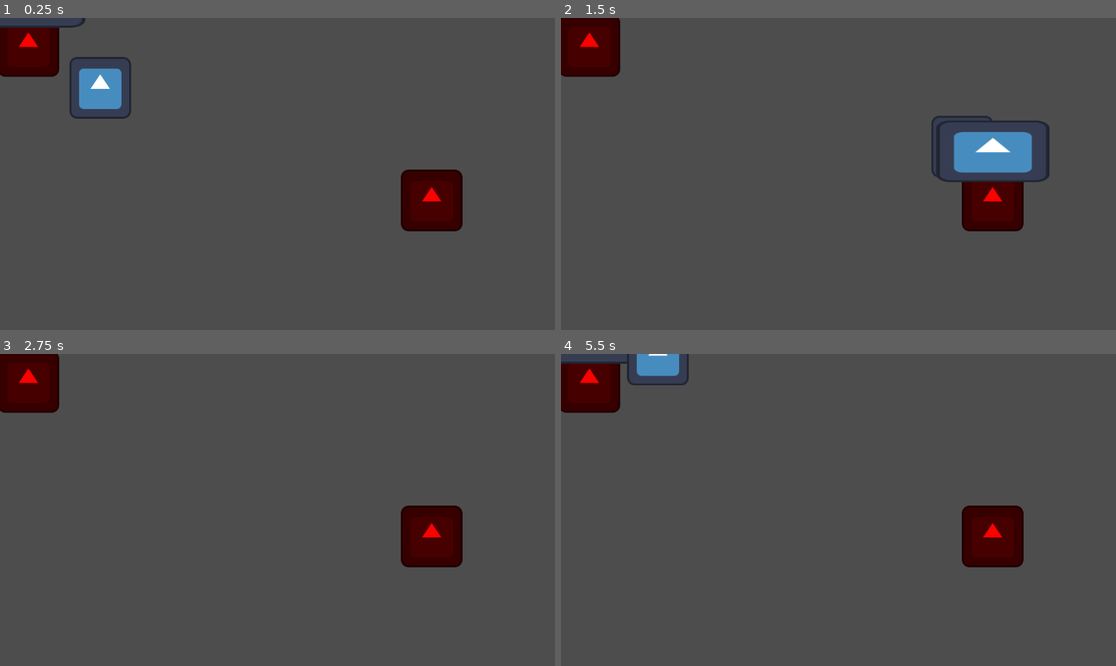
Above: before the commit, frames 1-4 (two rows, left to right).
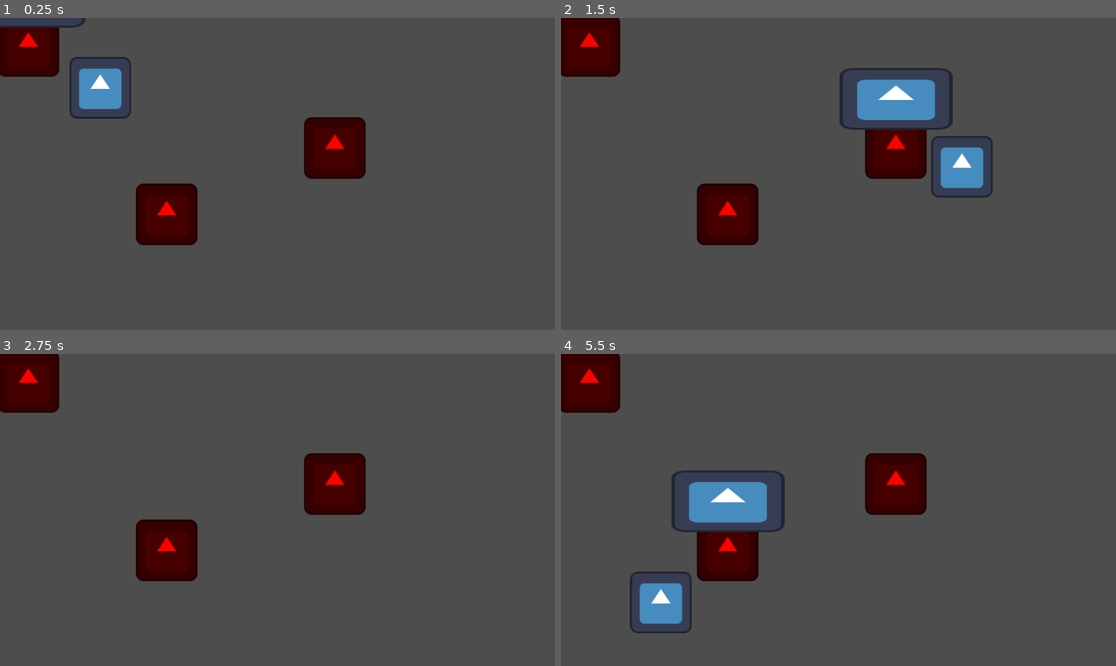
Above: after the commit, the same moments.

Repository: Eefschmeef2310/Summertime-Jam-2024
Game: Godot game, scene res://Levels/Tests/InteractionTest.tscn
Two runs of this game, one before a commit and one after it. Both use one fixed random seed, a clock stepped at 60 frames per second and the inputs below. The project has no main scene, so this scene is started directly. The engine's default icon, where the game draws it, is replaced by a stand-in: a white triangle on a blue panel in a dark square.
Inputs:
- Up to frame 1 (0.25 s): no input
- Up to frame 2 (1.5 s): tap Enter at 0.5 s; hold D (Right) 0.53-1.28 s; tap Space (Interact) at 0.6, 1.35 s; hold S (Down) from 1.28 s (still down)
- Up to frame 3 (2.75 s): release S (Down) at 2.03 s; hold D (Right) from 2.03 s (still down); tap Space (Interact) at 2.1 s
- Up to frame 4 (5.5 s): release D (Right) at 2.78 s; hold W (Up) 2.78-3.53 s; tap Space (Interact) at 2.85, 3.5, 3.6, 4.35, 5.1 s; hold A (Left) 3.53-5.03 s; hold S (Down) from 5.03 s (still down)

The runs differ from the first frame. In frame 1, 6.5% of the frame differs, in the area x 24-84%, y 31-73%; in frame 2, 11%; in frame 3, 6.5%; in frame 4, 11%, in the area x 0-84%, y 0-90%.
Error after the commit: Invalid access to property or key 'order_prefs' on a base object of type 'Node (CustomerPool.gd)'. (res://Interactives/Customers/CustomerInit.gd:19)

Commit message:
Initial customers and target generation

Diff:
--- /dev/null
+++ b/Interactives/Customers/CustomerInit.gd
@@ -0,0 +1,19 @@
+extends Node
+
+var target_manager
+
+var headpiece
+var skin_color
+var clothing
+var habit
+var order_pref
+
+func initialise():
+	#Random shuffle if target manager is null (if !target_manager, then node is target)
+	#Every time shuffle occurs, if target_manager, check random attributes against target. reshuffle accordingly
+
+	headpiece = CustomerPool.headpieces.pick_random()
+	skin_color = CustomerPool.skin_colors.pick_random()
+	clothing = CustomerPool.clothes.pick_random()
+	habit = CustomerPool.habit.pick_random()
+	order_pref = CustomerPool.order_prefs.pick_random()
--- /dev/null
+++ b/Interactives/Customers/CustomerPool.gd
@@ -0,0 +1,9 @@
+extends Node
+
+@export var headpieces: Array[Texture2D]
+@export var skin_colors : Array[Color]
+@export var clothes : Array[Texture2D]
+
+@export var habit : Array[String]
+
+@export var order_pref : Array[String]
--- /dev/null
+++ b/Interactives/Customers/CustomerPool.tscn
@@ -0,0 +1,12 @@
+[gd_scene load_steps=3 format=3 uid="uid://b7htgkoo6ouf7"]
+
+[ext_resource type="Script" path="res://Interactives/Customers/CustomerPool.gd" id="1_wanuu"]
+[ext_resource type="Texture2D" uid="uid://dqlfvhva03y0t" path="res://icon.svg" id="2_h8pai"]
+
+[node name="CustomerPool" type="Node"]
+script = ExtResource("1_wanuu")
+headpieces = Array[Texture2D]([ExtResource("2_h8pai"), ExtResource("2_h8pai"), ExtResource("2_h8pai"), ExtResource("2_h8pai")])
+skin_colors = Array[Color]([Color(0.290196, 0, 0, 1), Color(0.894118, 0.752941, 0.482353, 1), Color(1, 0.776471, 0.776471, 1)])
+clothes = Array[Texture2D]([ExtResource("2_h8pai"), ExtResource("2_h8pai"), ExtResource("2_h8pai")])
+habit = Array[String](["Smoke", "Phone", "Gaming"])
+order_pref = Array[String](["Kebab", "Sausage", "Souvlaki"])
--- /dev/null
+++ b/Interactives/Customers/customer_base.tscn
@@ -0,0 +1,9 @@
+[gd_scene load_steps=3 format=3 uid="uid://c68xchab0wojc"]
+
+[ext_resource type="PackedScene" uid="uid://df4ao4eauwen" path="res://Interactives/BaseInteractive.tscn" id="1_14luh"]
+[ext_resource type="Script" path="res://Interactives/Customers/CustomerInit.gd" id="2_dlj65"]
+
+[node name="Customer" instance=ExtResource("1_14luh")]
+
+[node name="CustomerInit" type="Node" parent="." index="3" groups=["Customer"]]
+script = ExtResource("2_dlj65")
--- /dev/null
+++ b/Levels/TargetManager.tscn
@@ -0,0 +1,8 @@
+[gd_scene load_steps=2 format=3 uid="uid://daururjx3hnck"]
+
+[ext_resource type="Script" path="res://Levels/target_manager.gd" id="1_y5atj"]
+
+[node name="TargetManager" type="Node"]
+script = ExtResource("1_y5atj")
+
+[connection signal="tree_entered" from="." to="." method="_on_tree_entered"]
--- a/Levels/Tests/InteractionTest.tscn
+++ b/Levels/Tests/InteractionTest.tscn
@@ -1,7 +1,9 @@
-[gd_scene load_steps=3 format=3 uid="uid://vjgyr7jlrxad"]
+[gd_scene load_steps=5 format=3 uid="uid://vjgyr7jlrxad"]
 
 [ext_resource type="PackedScene" uid="uid://df4ao4eauwen" path="res://Interactives/BaseInteractive.tscn" id="1_wvbf2"]
 [ext_resource type="PackedScene" uid="uid://b2dba2snopj2" path="res://Player/Player.tscn" id="2_3oh6b"]
+[ext_resource type="PackedScene" uid="uid://daururjx3hnck" path="res://Levels/TargetManager.tscn" id="4_6hcao"]
+[ext_resource type="PackedScene" uid="uid://c68xchab0wojc" path="res://Interactives/Customers/customer_base.tscn" id="4_f42f8"]
 
 [node name="InteractionTest" type="Node2D"]
 
@@ -11,5 +13,10 @@
 [node name="Player" parent="." instance=ExtResource("2_3oh6b")]
 position = Vector2(208, 145)
 
-[node name="BaseInteractive2" parent="." instance=ExtResource("1_wvbf2")]
-position = Vector2(896, 379)
+[node name="BaseInteractive2" parent="." instance=ExtResource("4_f42f8")]
+position = Vector2(695, 270)
+
+[node name="BaseInteractive3" parent="." instance=ExtResource("4_f42f8")]
+position = Vector2(346, 408)
+
+[node name="TargetManager" parent="." instance=ExtResource("4_6hcao")]
--- /dev/null
+++ b/Levels/target_manager.gd
@@ -0,0 +1,14 @@
+extends Node
+
+var target
+
+func _ready():
+	target = get_tree().get_nodes_in_group("Customer").pick_random()
+
+	if target:
+		target.initialise()
+
+	for i in get_tree().get_nodes_in_group("Customer"):
+		if i != target:
+			i.target_manager = self
+			i.initialise()
--- /dev/null
+++ b/Levels/target_manager.tscn
@@ -0,0 +1,6 @@
+[gd_scene load_steps=2 format=3 uid="uid://dism4ew1psvbp"]
+
+[ext_resource type="Script" path="res://Levels/target_manager.gd" id="1_cu1sg"]
+
+[node name="TargetManager" type="Node"]
+script = ExtResource("1_cu1sg")
--- a/Player/Player.gd
+++ b/Player/Player.gd
@@ -25,10 +25,10 @@
 		closest_interactive.toggle_prompt(false)
 
 func get_min_distance():
-	var min = interactives[0].global_position.distance_to(global_position)
+	var minimum = interactives[0].global_position.distance_to(global_position)
 	var min_index = 0;
 	for i in range(1, interactives.size()):
-		if interactives[i].global_position.distance_to(global_position) < min:
-			min = interactives[i].global_position.distance_to(global_position)
+		if interactives[i].global_position.distance_to(global_position) < minimum:
+			minimum = interactives[i].global_position.distance_to(global_position)
 			min_index = i
 	closest_interactive = interactives[min_index]
--- a/project.godot
+++ b/project.godot
@@ -14,6 +14,10 @@
 config/features=PackedStringArray("4.2", "GL Compatibility")
 config/icon="res://icon.svg"
 
+[autoload]
+
+CustomerPool="*res://Interactives/Customers/CustomerPool.tscn"
+
 [file_customization]
 
 folder_colors={
@@ -21,6 +25,7 @@
 "res://Interactives/": "yellow",
 "res://Levels/": "blue",
 "res://Levels/Tests/": "red",
+"res://PlaceholderSprites/": "red",
 "res://Player/": "green"
 }
 
